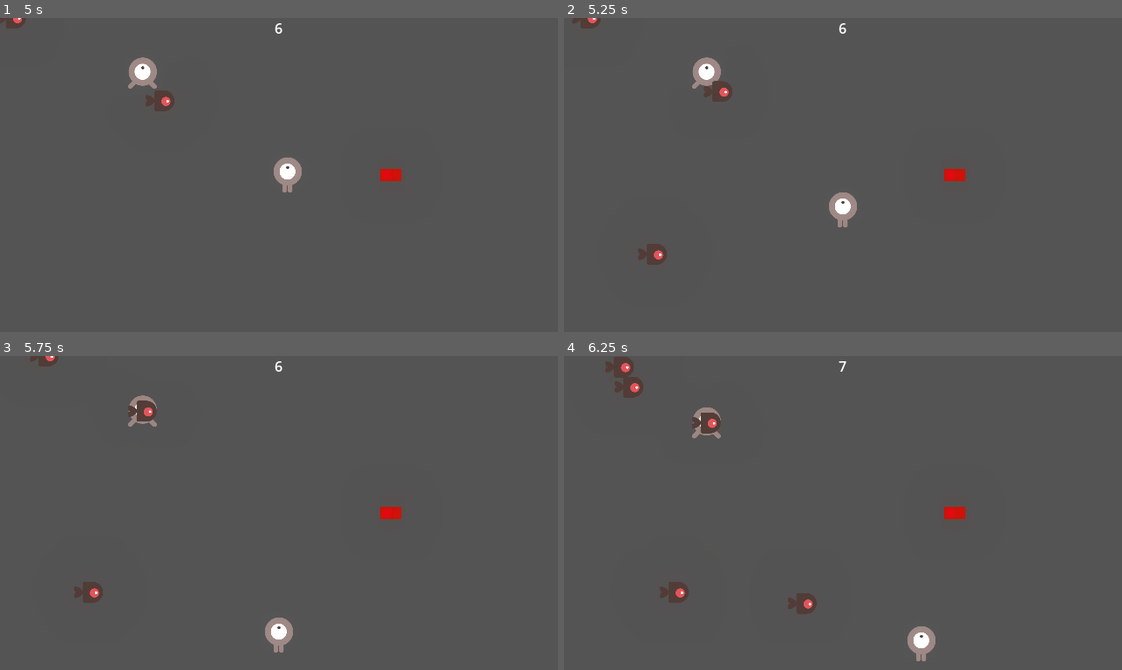
Above: before the commit, frames 1-4 (two rows, left to right).
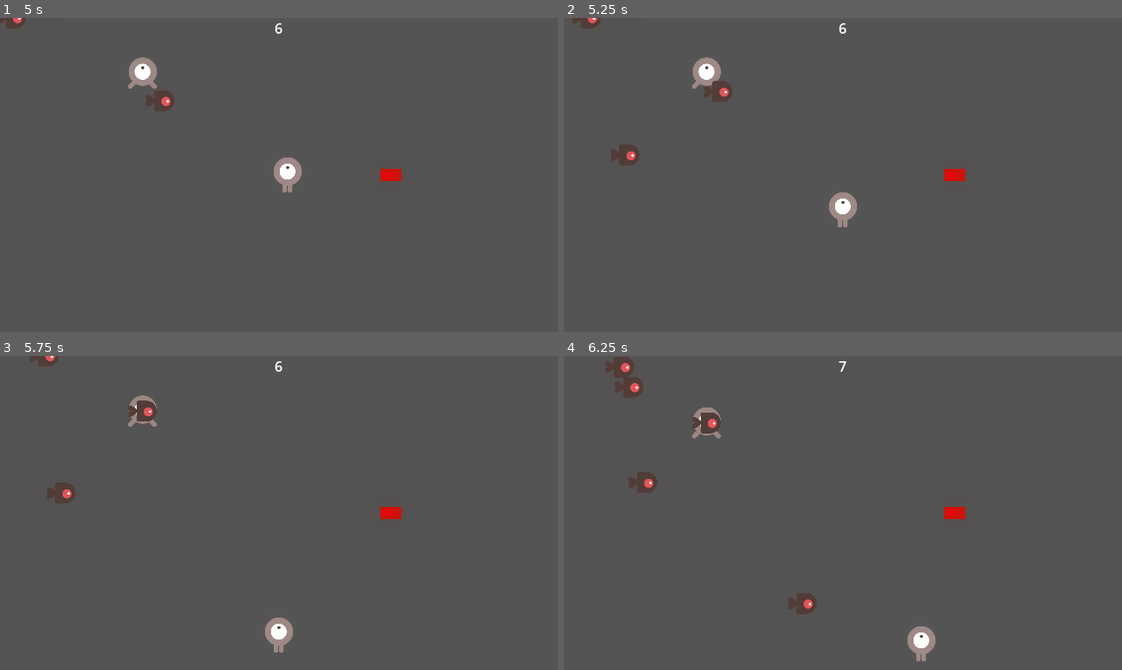
Above: after the commit, the same moments.

Repository: mlchung1231/mobile_game
Game: Godot game, scene res://arena.tscn
Two runs of this game, one before a commit and one after it. Both use one fixed random seed, a clock stepped at 60 frames per second and the inputs below. This scene is started directly instead of the project's main scene.
Inputs (mouse positions are in pixels of both pictures, inside the frame that each line leads up to):
- Up to frame 1 (5 s): tap Enter at 0.5 s; move the mouse to (401, 159) at 0.52 s; press the mouse at (401, 159) at 0.53 s; hold D (move_right) 0.53-1.28 s; move the mouse to (167, 190) at 1.27 s; release the mouse at (167, 190) at 1.28 s; hold S (move_down) 1.28-2.03 s; tap Down (p2_down) at 1.35 s; move the mouse to (334, 105) at 2.02 s; hold D (move_right) 2.03-2.78 s; hold Left (p2_left) 2.03-2.78 s; move the mouse to (251, 237) at 2.77 s; hold W (move_up) 2.78-3.53 s; tap Right (p2_right) at 2.85 s; move the mouse to (446, 222) at 3.52 s; hold Up (p2_up) 3.53-4.28 s; hold A (move_left) from 3.53 s (still down); move the mouse to (111, 127) at 4.27 s; tap Space (put) at 4.35 s
- Up to frame 2 (5.25 s): move the mouse to (870, 175) at 5.02 s; release A (move_left) at 5.03 s; press the mouse at (870, 175) at 5.03 s; hold S (move_down) from 5.03 s (still down)
- Up to frame 3 (5.75 s): keep holding S (move_down)
- Up to frame 4 (6.25 s): move the mouse to (759, 434) at 5.77 s; release S (move_down) at 5.78 s; release the mouse at (759, 434) at 5.78 s; hold D (move_right) from 5.78 s (still down); tap Down (p2_down) at 5.85 s

Frame 1 is identical in both runs. In frame 2, 0.5% of the frame differs, in the area x 8-19%, y 40-79%; in frame 3, 0.5%; in frame 4, 0.5%.

Commit message:
other enemy
Normal enemy
Strong enemy

Diff:
--- a/Player.gd
+++ b/Player.gd
@@ -38,7 +38,6 @@
 	if Input.is_action_pressed("put"):
 		Global.instance_node(wall, global_position, Global.node_creation_parent)
 
-
 func _on_reload_speed_timeout():
 	can_shoot = true
 
--- a/arena.gd
+++ b/arena.gd
@@ -1,9 +1,13 @@
 extends Node2D
 
 var enemy_1 = preload("res://enemy.tscn")
+var enemy_2 = preload("res://enemy_2.tscn")
+var enemy_3 = preload("res://enemy_3.tscn")
 var item_gun_1 = preload("res://item_gun.tscn")
 
 var time_sec = 1
+var enemy2_timer = 0
+var enemy3_timer = 0
 
 # Called when the node enters the scene tree for the first time.
 func _ready():
@@ -32,11 +36,29 @@
 # 世界遊蕩怪物生成
 func _on_world_enemy_spawn_timer_timeout():
 	# 世界範圍內除玩家附近以外隨機生怪
+	var enemy1_position = _enemy_born_position()
+	Global.instance_node(enemy_1, enemy1_position, self)
+
+	enemy2_timer += 1
+	enemy3_timer += 1
+
+	if Global.daytime % 2 == 0:
+		if Global.daytime/2 >= 1 and enemy2_timer >= 2:
+			var enemy2_position = _enemy_born_position()
+			Global.instance_node(enemy_2, enemy2_position, self)
+			enemy2_timer = 0
+
+		if Global.daytime/2 >= 0 and enemy3_timer >= 4:
+			var enemy3_position = _enemy_born_position()
+			Global.instance_node(enemy_3, enemy3_position, self)
+			enemy3_timer = 0
+
+func _enemy_born_position():
 	var enemy_position = Vector2(randf_range(0,640),randf_range(0,360))
 	while Global.nearest_player_in_distance(enemy_position, Global.enemy_born_max_dis) != null:
 		enemy_position = Vector2(randf_range(0,640),randf_range(0,360))
 
-	Global.instance_node(enemy_1, enemy_position, self)
+	return enemy_position
 
 # 槍枝道具生成
 func _on_item_gun_timer_timeout():
--- /dev/null
+++ b/enemy_2.gd
@@ -0,0 +1,77 @@
+extends Sprite2D
+
+var speed = 100
+
+var velocity = Vector2()
+
+var face = 0
+var turn = Vector2(0,-1)
+
+var stun = false
+var hp = 5
+
+var nearest_player
+
+# Called when the node enters the scene tree for the first time.
+func _ready():
+	pass # Replace with function body.
+
+
+# Called every frame. 'delta' is the elapsed time since the previous frame.
+func _process(delta):
+
+	await get_tree().create_timer(0.75).timeout
+	# 附近無玩家，四處遊蕩
+	velocity = turn
+
+	if stun == false:
+		# 怪物晚間無視距離追擊最近玩家
+		if Global.daytime % 2 == 0:
+			nearest_player = Global.nearest_player_in_distance(global_position, 600)
+			velocity = global_position.direction_to(nearest_player.global_position)
+
+		# 怪物白天追擊仇恨範圍內最近玩家
+		else:
+			nearest_player = Global.nearest_player_in_distance(global_position, Global.enemy_born_max_dis)
+			if nearest_player != null:
+				velocity = global_position.direction_to(nearest_player.global_position)
+
+	elif stun:
+		velocity = lerp(velocity, Vector2(0,0), 0.3)
+
+	global_position += velocity * speed * delta
+
+	if hp <= 0:
+		queue_free()
+
+# 怪物受擊行為
+func _on_hitbox_area_entered(area):
+	if area.is_in_group("Enemy_damager") and stun == false:
+		modulate = Color.RED
+		velocity = -velocity * 6
+		hp -= 1
+		stun = true
+		$Hitbox/Stun_timer.start()
+		area.get_parent().queue_free()
+
+	if area.is_in_group("Touch_wall"):
+		velocity = -velocity * 3
+
+func _on_stun_timer_timeout():
+	modulate = Color.WHITE
+	stun = false
+
+# 怪物順時針方形遊蕩
+func _on_turn_timer_timeout():
+	match face:
+		0:
+			turn = Vector2(0,-1)
+		1:
+			turn = Vector2(-1,0)
+		2:
+			turn = Vector2(0,1)
+		3:
+			turn = Vector2(1,0)
+	face += 1
+	if face >= 4:
+		face = 0
--- /dev/null
+++ b/enemy_2.tscn
@@ -0,0 +1,29 @@
+[gd_scene load_steps=4 format=3 uid="uid://dvt1l88u1hsaa"]
+
+[ext_resource type="Texture2D" uid="uid://vuxvj50b65yj" path="res://enemy_2.png" id="1_le5t5"]
+[ext_resource type="Script" path="res://enemy_2.gd" id="2_l0cjy"]
+
+[sub_resource type="CapsuleShape2D" id="CapsuleShape2D_letew"]
+radius = 105.0
+height = 210.0
+
+[node name="Enemy_2" type="Sprite2D"]
+scale = Vector2(0.2, 0.2)
+texture = ExtResource("1_le5t5")
+script = ExtResource("2_l0cjy")
+
+[node name="Hitbox" type="Area2D" parent="." groups=["Enemy"]]
+
+[node name="CollisionShape2D" type="CollisionShape2D" parent="Hitbox"]
+shape = SubResource("CapsuleShape2D_letew")
+
+[node name="Stun_timer" type="Timer" parent="Hitbox"]
+wait_time = 0.1
+one_shot = true
+
+[node name="Turn_timer" type="Timer" parent="."]
+autostart = true
+
+[connection signal="area_entered" from="Hitbox" to="." method="_on_hitbox_area_entered"]
+[connection signal="timeout" from="Hitbox/Stun_timer" to="." method="_on_stun_timer_timeout"]
+[connection signal="timeout" from="Turn_timer" to="." method="_on_turn_timer_timeout"]
--- /dev/null
+++ b/enemy_3.gd
@@ -0,0 +1,97 @@
+extends Sprite2D
+
+var speed = 75
+var shoot_range = 80
+var enemy_bullet = preload("res://enemy_bullet.tscn")
+
+var velocity = Vector2()
+
+var face = 0
+var turn = Vector2(0,-1)
+
+var stun = false
+var can_shoot = true
+var hp = 5
+
+var nearest_player
+
+# Called when the node enters the scene tree for the first time.
+func _ready():
+	pass # Replace with function body.
+
+
+# Called every frame. 'delta' is the elapsed time since the previous frame.
+func _process(delta):
+
+	await get_tree().create_timer(0.75).timeout
+	# 附近無玩家，四處遊蕩
+	velocity = turn
+
+	if stun == false:
+		# 怪物晚間無視距離追擊最近玩家
+		if Global.daytime % 2 == 0:
+			nearest_player = Global.nearest_player_in_distance(global_position, 600)
+			velocity = global_position.direction_to(nearest_player.global_position)
+
+		# 怪物白天追擊仇恨範圍內最近玩家
+		else:
+			nearest_player = Global.nearest_player_in_distance(global_position, Global.enemy_born_max_dis)
+			if nearest_player != null:
+				velocity = global_position.direction_to(nearest_player.global_position)
+
+		if nearest_player != null and global_position.distance_to(nearest_player.global_position) < shoot_range:
+			speed = 0
+		else:
+			speed = 75
+
+		if nearest_player != null and global_position.distance_to(nearest_player.global_position) < shoot_range and can_shoot == true:
+			Global.instance_node(enemy_bullet, global_position, Global.node_creation_parent)
+			$Reload_speed.start()
+			can_shoot = false
+
+
+
+
+
+	elif stun:
+		velocity = lerp(velocity, Vector2(0,0), 0.3)
+
+	global_position += velocity * speed * delta
+
+	if hp <= 0:
+		queue_free()
+
+# 怪物受擊行為
+func _on_hitbox_area_entered(area):
+	if area.is_in_group("Enemy_damager") and stun == false:
+		modulate = Color.RED
+		velocity = -velocity * 6
+		hp -= 1
+		stun = true
+		$Hitbox/Stun_timer.start()
+		area.get_parent().queue_free()
+
+	if area.is_in_group("Touch_wall"):
+		velocity = -velocity * 3
+
+func _on_stun_timer_timeout():
+	modulate = Color.WHITE
+	stun = false
+
+func _on_reload_speed_timeout():
+	can_shoot = true
+
+# 怪物順時針方形遊蕩
+func _on_turn_timer_timeout():
+	match face:
+		0:
+			turn = Vector2(1,1)
+		1:
+			turn = Vector2(1,-1)
+		2:
+			turn = Vector2(-1,-1)
+		3:
+			turn = Vector2(-1,1)
+	face += 1
+	if face >= 4:
+		face = 0
--- /dev/null
+++ b/enemy_3.tscn
@@ -0,0 +1,34 @@
+[gd_scene load_steps=4 format=3 uid="uid://dmk6jk8aqdycm"]
+
+[ext_resource type="Texture2D" uid="uid://m8lt80t6jfkd" path="res://enemy_3.png" id="1_trv6n"]
+[ext_resource type="Script" path="res://enemy_3.gd" id="2_00apo"]
+
+[sub_resource type="CapsuleShape2D" id="CapsuleShape2D_fdrna"]
+radius = 130.0
+height = 320.0
+
+[node name="Enemy_3" type="Sprite2D"]
+scale = Vector2(0.1, 0.1)
+texture = ExtResource("1_trv6n")
+script = ExtResource("2_00apo")
+
+[node name="Hitbox" type="Area2D" parent="."]
+
+[node name="CollisionShape2D" type="CollisionShape2D" parent="Hitbox"]
+shape = SubResource("CapsuleShape2D_fdrna")
+
+[node name="Stun_timer" type="Timer" parent="Hitbox"]
+wait_time = 0.1
+one_shot = true
+
+[node name="Turn_timer" type="Timer" parent="." groups=["Enemy"]]
+autostart = true
+
+[node name="Reload_speed" type="Timer" parent="."]
+wait_time = 2.0
+one_shot = true
+
+[connection signal="area_entered" from="Hitbox" to="." method="_on_hitbox_area_entered"]
+[connection signal="timeout" from="Hitbox/Stun_timer" to="." method="_on_stun_timer_timeout"]
+[connection signal="timeout" from="Turn_timer" to="." method="_on_turn_timer_timeout"]
+[connection signal="timeout" from="Reload_speed" to="." method="_on_reload_speed_timeout"]
--- /dev/null
+++ b/enemy_bullet.gd
@@ -0,0 +1,23 @@
+extends Sprite2D
+
+var velocity = Vector2(1, 0)
+var speed = 250
+
+var look_once = true
+
+# Called when the node enters the scene tree for the first time.
+func _ready():
+	pass # Replace with function body.
+
+
+# Called every frame. 'delta' is the elapsed time since the previous frame.
+func _process(delta):
+	var nearest_player = Global.nearest_player_in_distance(global_position, 600)
+	if look_once:
+		velocity = global_position.direction_to(nearest_player.global_position)
+		look_once = false
+	global_position += velocity * speed * delta
+
+
+func _on_visible_on_screen_notifier_2d_screen_exited():
+	queue_free()
--- /dev/null
+++ b/enemy_bullet.tscn
@@ -0,0 +1,21 @@
+[gd_scene load_steps=4 format=3 uid="uid://d18wmkotrexv8"]
+
+[ext_resource type="Texture2D" uid="uid://18si2300ix1b" path="res://enemy_bullet.png" id="1_cscw0"]
+[ext_resource type="Script" path="res://enemy_bullet.gd" id="2_s55b3"]
+
+[sub_resource type="CircleShape2D" id="CircleShape2D_111mc"]
+radius = 88.8889
+
+[node name="Enemy_bullet" type="Sprite2D"]
+scale = Vector2(0.045, 0.045)
+texture = ExtResource("1_cscw0")
+script = ExtResource("2_s55b3")
+
+[node name="VisibleOnScreenNotifier2D" type="VisibleOnScreenNotifier2D" parent="."]
+
+[node name="Hitbox" type="Area2D" parent="." groups=["Enemy"]]
+
+[node name="CollisionShape2D" type="CollisionShape2D" parent="Hitbox"]
+shape = SubResource("CircleShape2D_111mc")
+
+[connection signal="screen_exited" from="VisibleOnScreenNotifier2D" to="." method="_on_visible_on_screen_notifier_2d_screen_exited"]
Binary file added: enemy_2.png
Not shown, added: enemy_2.png.import
Binary file added: enemy_3.png
Not shown, added: enemy_3.png.import
Binary file added: enemy_bullet.png
Not shown, added: enemy_bullet.png.import
